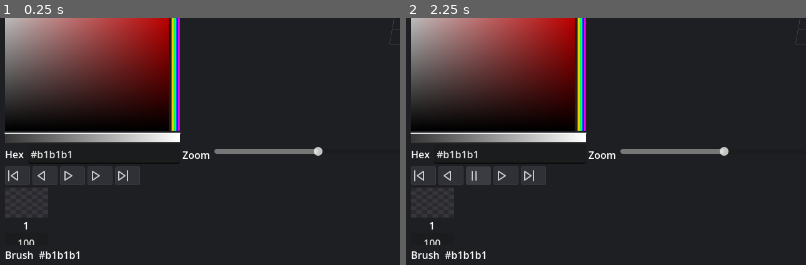
Above: before the commit, frames 1-2 (left to right).
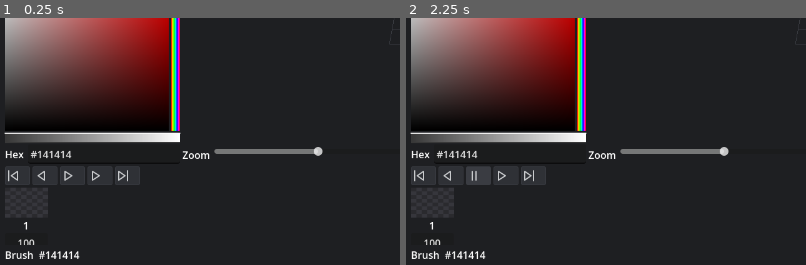
Above: after the commit, the same moments.

Repository: LeonardMeagher2/LVE
Game: Godot game, scene res://ui/main.tscn
Same seed, same stepped clock (60 frames per second), same inputs: the game is played once before the commit and once after it.
Inputs (mouse positions are % of the whole screen's width and height, from its top left):
- Up to frame 1 (0.25 s): no input
- Up to frame 2 (2.25 s): click (2, 82) at 0.5 s; click (2, 82) at 1.25 s; click (9, 82) at 2 s
The pictures show only the part of the screen within x 0-50%, y 50-100%; the shares and areas given below are measured in that part.

The runs differ from the first frame. In frame 1, 0.4% of the frame differs, in the area x 9-20%, y 53-98%; in frame 2, 0.4%.

Commit message:
Make the viewport react to document state
State emits document_changed and frames_changed. current_frame emits
frame_changed through its setter. The viewport children subscribe to State
in _ready and rebuild themselves. The voxel renderer and the grid follow
the document changes. The frame strip rebuilds on frames_changed and
document_changed. Playback drives State.current_frame through display_frame.
Remove the frame property, frame_displayed, and the sync_to plumbing.
Frame selection stops playback explicitly. Use black as the default color.

Diff:
--- a/state/playback.gd
+++ b/state/playback.gd
@@ -14,28 +14,31 @@
 
 
 func add_frame() -> void:
+	set_playing(false)
 	State.document.add_frame()
 	State.current_frame = State.document.frames.size() - 1
-	State.frame_changed.emit()
+	State.frames_changed.emit()
 
 
 func duplicate_frame() -> void:
+	set_playing(false)
 	State.document.duplicate_frame(State.current_frame)
 	State.current_frame += 1
-	State.frame_changed.emit()
+	State.frames_changed.emit()
 
 
 func delete_frame() -> void:
 	if State.document.frames.size() <= 1:
 		return
+	set_playing(false)
 	State.document.remove_frame(State.current_frame)
 	if State.current_frame >= State.document.frames.size():
 		State.current_frame = State.document.frames.size() - 1
-	State.frame_changed.emit()
+	State.frames_changed.emit()
 
 
 func select_frame(i: int) -> void:
 	if i < 0 or i >= State.document.frames.size() or i == State.current_frame:
 		return
+	set_playing(false)
 	State.current_frame = i
-	State.frame_changed.emit()
--- a/state/voxi.gd
+++ b/state/voxi.gd
@@ -1,8 +1,9 @@
 extends Node
 
-const NONE := Vector3i(-1000000, -1000000, -1000000)
+const NONE := Vector3i(Vector3.INF)
 
 signal document_changed()
+signal frames_changed()
 signal frame_changed()
 signal color_changed(color: Color)
 signal tool_changed(tool: ToolInfo)
@@ -11,10 +12,15 @@
 signal pixel_perfect_changed(enabled: bool)
 
 var document: VoxiDocument
-var current_frame := 0
+var current_frame := 0:
+	set(value):
+		if value == current_frame:
+			return
+		current_frame = value
+		frame_changed.emit()
 var tools := {}
 var tool: ToolInfo = null
-var current_color := Color8(177, 177, 177)
+var current_color := Color8(20, 20, 20)
 var pixel_perfect := false
 var selection := VoxelSelection.new()
 var undo_redo := UndoRedo.new()
@@ -27,7 +33,6 @@
 
 func _ready() -> void:
 	cells_changed.connect(_stop_playback)
-	frame_changed.connect(_stop_playback)
 	add_tool(load("res://tools/brush.tres"))
 	add_tool(load("res://tools/brush_paint.tres"))
 	add_tool(load("res://tools/eraser.tres"))
@@ -46,11 +51,12 @@
 	document = VoxiDocument.new()
 	current_frame = 0
 	undo_redo.clear_history()
-	current_color = Color8(177, 177, 177)
+	current_color = Color8(20, 20, 20)
 	selection.clear()
 	color_changed.emit(current_color)
 	tool_changed.emit(tool)
-	frame_changed.emit()
+	document_changed.emit()
+	frames_changed.emit()
 	selection_changed.emit()
 
 
@@ -59,7 +65,8 @@
 	current_frame = 0
 	undo_redo.clear_history()
 	selection.clear()
-	frame_changed.emit()
+	document_changed.emit()
+	frames_changed.emit()
 	selection_changed.emit()
 
 
--- a/tests/playback.gd
+++ b/tests/playback.gd
@@ -29,7 +29,7 @@
 		var seen := {}
 		for i in 30:
 			await get_tree().process_frame
-			seen[_vp.frame_index] = true
+			seen[State.current_frame] = true
 		expect(seen.size() > 1, "the displayed frame changes while playing")
 		State.playback.set_playing(false)
 	)
--- a/ui/frame_strip.gd
+++ b/ui/frame_strip.gd
@@ -10,7 +10,8 @@
 
 
 func _ready() -> void:
-	State.frame_changed.connect(_rebuild)
+	State.frames_changed.connect(_rebuild)
+	State.document_changed.connect(_rebuild)
 	State.cells_changed.connect(_refresh_previews)
 	_rebuild()
 
--- a/ui/main.gd
+++ b/ui/main.gd
@@ -16,6 +16,8 @@
 func _ready() -> void:
 	State.tool_changed.connect(_on_tool_changed)
 	State.color_changed.connect(_on_color_changed)
+	State.document_changed.connect(_update_status)
+	State.frames_changed.connect(_update_status)
 	State.frame_changed.connect(_on_frame_changed)
 	State.cells_changed.connect(_on_cells_changed)
 	State.playback.playback_changed.connect(_on_playback_changed)
@@ -38,14 +40,12 @@
 	_bottom_dock.frame_del.connect(State.playback.delete_frame)
 	_bottom_dock.frame_selected.connect(State.playback.select_frame)
 	_bottom_dock.delay_changed.connect(_update_status)
-	_viewport_panel.frame_displayed.connect(_on_frame_displayed)
 	_viewport_panel.zoom_changed.connect(_on_zoom_changed)
 	_viewport_panel.grid_changed.connect(_control_bar.set_grid_visible)
 	_option_bar.view_requested.connect(_viewport_panel.set_view)
 	_control_bar.zoom_requested.connect(_viewport_panel.set_zoom_percent)
 	_control_bar.grid_toggled.connect(_viewport_panel.set_grid_visible)
 	_viewport_panel.set_tool(State.tool)
-	_viewport_panel.sync_to(State.current_frame)
 	_update_status()
 
 
@@ -78,13 +78,11 @@
 
 
 func _on_frame_changed() -> void:
-	_viewport_panel.sync_to(State.current_frame)
+	_bottom_dock.highlight_frame(State.current_frame)
 	_update_status()
 
 
 func _on_cells_changed() -> void:
-	if not State.playback.playing:
-		_viewport_panel.sync_to(State.current_frame)
 	_update_status()
 
 
@@ -94,11 +92,6 @@
 	else:
 		_viewport_panel.stop_preview()
 	_bottom_dock.set_playing(State.playback.playing)
-
-
-func _on_frame_displayed(i: int) -> void:
-	_bottom_dock.highlight_frame(i)
-	_update_status()
 
 
 func _on_zoom_changed(p: float) -> void:
@@ -145,7 +138,6 @@
 func _new_document() -> void:
 	State.reset()
 	_save_path = ""
-	_viewport_panel.sync_to(0)
 
 
 func _make_file_dialog() -> FileDialog:
@@ -173,7 +165,6 @@
 	if res is VoxiDocument:
 		State.load_document(res)
 		_save_path = path
-		_viewport_panel.sync_to(State.current_frame)
 		_update_status()
 	else:
 		push_warning("Voxi: not a VoxiDocument resource: " + path)
--- a/viewport/editor_viewport.gd
+++ b/viewport/editor_viewport.gd
@@ -3,7 +3,6 @@
 
 signal zoom_changed(percent: float)
 signal grid_changed(visible: bool)
-signal frame_displayed(index: int)
 
 var _tool: VoxelTool
 var _tools := {}
@@ -13,13 +12,6 @@
 @onready var _voxels: VoxelRenderer = $Voxels
 @onready var _playback: PlaybackAnimator = $Playback
 @onready var _tool_layer: Node3D = $ToolLayer
-
-var frame := 0:
-	set(value):
-		frame = value
-		if State.document != null and value >= 0 and value < State.document.frames.size():
-			sync_to(value)
-			frame_displayed.emit(value)
 
 
 func _ready() -> void:
@@ -78,7 +70,6 @@
 
 func stop_preview() -> void:
 	_playback.stop_preview()
-	frame = State.current_frame
 
 
 func is_playing() -> bool:
@@ -91,7 +82,7 @@
 	var cam := camera_rig.camera()
 	if cam == null or d == null:
 		return req
-	var fi := clampi(frame, 0, d.frames.size() - 1)
+	var fi := clampi(State.current_frame, 0, d.frames.size() - 1)
 	req.origin = cam.project_ray_origin(pos)
 	req.dir = cam.project_ray_normal(pos)
 	req.cells = d.frames[fi].cells
--- a/viewport/grid_renderer.gd
+++ b/viewport/grid_renderer.gd
@@ -1,18 +1,24 @@
 class_name GridRenderer
 extends MeshInstance3D
+
+var _last_bounds: AABB
+var _built := false
 
 func _ready() -> void:
 	rebuild()
 	State.cells_changed.connect(rebuild)
-	State.frame_changed.connect(rebuild)
 	State.document_changed.connect(rebuild)
 
 func rebuild() -> void:
+	var bounds := State.document.bounds()
+	if _built and bounds == _last_bounds:
+		return
+	_built = true
+	_last_bounds = bounds
 	for child in get_children():
 		remove_child(child)
 		child.queue_free()
 
-	var bounds := State.document.bounds()
 	var cx := int(bounds.size.x) + 2
 	var cz := int(bounds.size.z) + 2
 
--- a/viewport/playback_animator.gd
+++ b/viewport/playback_animator.gd
@@ -4,6 +4,11 @@
 @onready var _anim_player: AnimationPlayer = $AnimationPlayer
 
 var _anim_library: AnimationLibrary
+
+var display_frame := 0:
+	set(value):
+		if value >= 0 and value < State.document.frames.size():
+			State.current_frame = value
 
 
 func _ready() -> void:
@@ -33,7 +38,7 @@
 	var anim := Animation.new()
 	anim.loop_mode = Animation.LOOP_LINEAR
 	anim.add_track(Animation.TYPE_VALUE)
-	anim.track_set_path(0, NodePath(".:frame"))
+	anim.track_set_path(0, NodePath(".:display_frame"))
 	anim.track_set_interpolation_type(0, Animation.INTERPOLATION_NEAREST)
 	var t := 0.0
 	for i in d.frames.size():
--- a/viewport/viewport_container.gd
+++ b/viewport/viewport_container.gd
@@ -3,7 +3,6 @@
 
 signal zoom_changed(percent: float)
 signal grid_changed(visible: bool)
-signal frame_displayed(index: int)
 
 @onready var _vp: EditorViewport = $Viewport/Editor
 
@@ -11,10 +10,6 @@
 func _ready() -> void:
 	_vp.zoom_changed.connect(zoom_changed.emit)
 	_vp.grid_changed.connect(grid_changed.emit)
-	_vp.frame_displayed.connect(frame_displayed.emit)
-
-func sync_to(frame: int) -> void:
-	_vp.sync_to(frame)
 
 func set_tool(t: ToolInfo) -> void:
 	_vp.set_tool(t)
--- a/viewport/voxel_renderer.gd
+++ b/viewport/voxel_renderer.gd
@@ -2,8 +2,22 @@
 extends MultiMeshInstance3D
 
 
+func _ready() -> void:
+	State.frame_changed.connect(sync)
+	State.cells_changed.connect(sync)
+	State.document_changed.connect(sync)
+	sync()
+
+
+func sync() -> void:
+	if State.current_frame < State.document.frames.size():
+		sync_to(State.current_frame)
+
+
 func sync_to(frame: int) -> void:
 	var d := State.document
+	if frame < 0 or frame >= d.frames.size():
+		return
 	var voxel_frame: VoxelFrame = d.frames[frame]
 	var keys: Array = voxel_frame.cells.keys()
 	multimesh.instance_count = keys.size()
Not shown, changed: TASKS.md
Not shown, changed: docs/architecture_refactor.md
